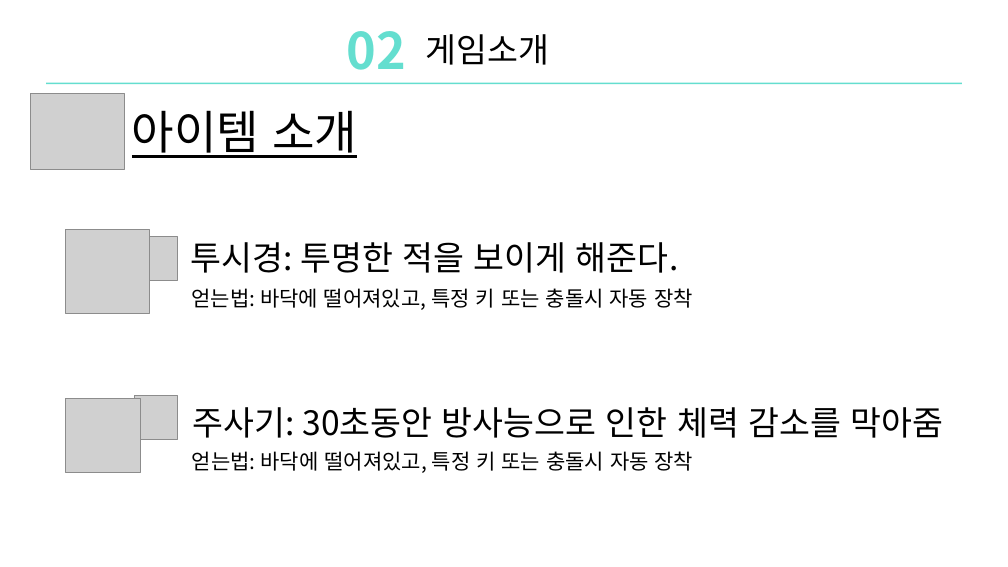
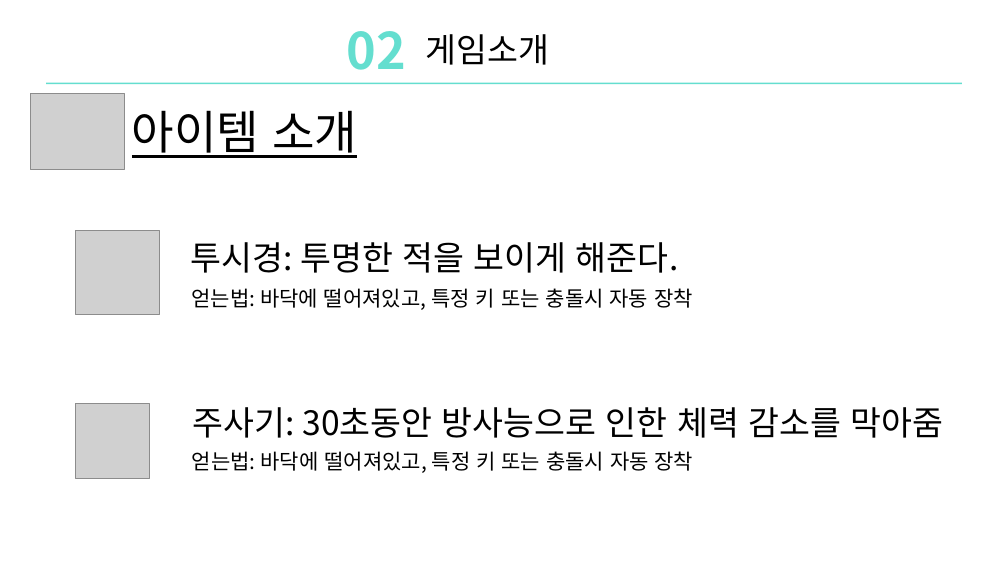
Before and after one commit to DoHanK/COLONY, a slide deck: slide 9 of 기획서/Colony_ppt발표.pptx. Drawn at 1008x567 pixels with LibreOffice and Linux fonts; fonts in the diff are those of the drawing; grey boxes stand for pictures. Boxes give left, top, right and bottom in pixels: in the first picture for what was removed or moved away, otherwise in the second. Text is boxed around its words. In the diff, an @@ line names an element or a change of style, - is before the commit and + after.

```diff
--- a/기획서/Colony_ppt발표.pptx
+++ b/기획서/Colony_ppt발표.pptx
@@ picture: place and size @@
-picture at <box>66,230,150,314</box>
+picture at <box>76,231,160,315</box>
@@ picture removed at <box>134,237,177,280</box> @@
@@ picture: place and size @@
-picture at <box>66,399,140,473</box>
+picture at <box>76,404,150,478</box>
@@ picture removed at <box>135,395,178,439</box> @@
```
Also in this commit, not shown: 8 other slides changed, 2 other files.
